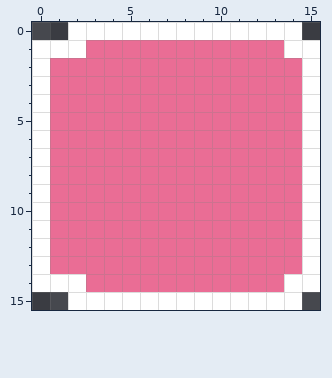
Two states of a pixel-art file, light-bender/assets/sprites/Dash.aseprite. The picture above is the old version.
16x16 pixels, 1 frame.
The result:
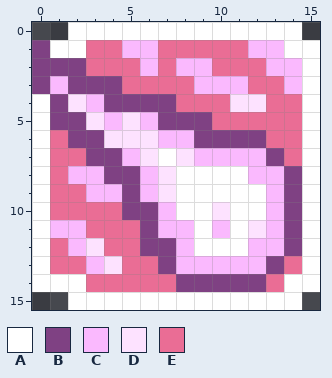
Palette (. is transparent): A #ffffff  B #7f4183  C #fab9fe  D #fde2ff  E #ea6d95
The edit:
Layer "Icon":
Colour E becomes colour A in row 7 at x 7; in row 8 at x 8 to 11; in row 9 at x 8 to 12; in row 10 at x 8 to 9 and 11 to 12; in row 11 at x 9 and 11; in row 12 at x 9 to 11.
Colour A becomes colour B in rows 1 to 3 at x 0.
Colour E becomes colour B in row 2 at x 1 to 2; in row 3 at x 2 to 4; in row 4 at x 1 and 4 to 7; in row 5 at x 1 to 2 and 7 to 9; in row 6 at x 2 to 3 and 9 to 12; in row 7 at x 3 to 4 and 13.
Colour E becomes colour B in row 8 at x 4 to 5 and 14; in row 9 at x 5 and 14; in row 10 at x 5 to 6 and 14; in row 11 at x 6 and 14; in row 12 at x 6 to 7 and 14; in row 13 at x 7 and 13.
Colour E becomes colour B in row 14 at x 8 to 12.
Colour E becomes colour C in row 1 at x 5 to 6 and 12 to 13; in row 2 at x 6, 8 to 9 and 13 to 14; in row 3 at x 1, 9 to 11 and 14; in row 4 at x 3; in row 5 at x 4 and 6; in row 6 at x 7 to 8.
Colour E becomes colour C in row 7 at x 5 and 9 to 12; in row 8 at x 2 to 3, 6 and 12 to 13; in row 9 at x 3 to 4, 6 and 13; in row 10 at x 7 and 13; in row 11 at x 1 to 2, 7 to 8, 10 and 13; in row 12 at x 2, 8 and 12 to 13.
Colour E becomes colour C in row 13 at x 3 and 8 to 12.
Colour E becomes colour D in row 4 at x 2 and 11 to 12; in row 5 at x 3 and 5; in row 6 at x 4 to 6; in row 7 at x 6 and 8; in rows 8 to 9 at x 7; in row 10 at x 10.
Colour E becomes colour D in row 11 at x 12; in row 12 at x 3; in row 13 at x 4.
Where, in picture pixels (left, top, right, bottom), the same in both pictures:
changed: (32, 40, 302, 292)
